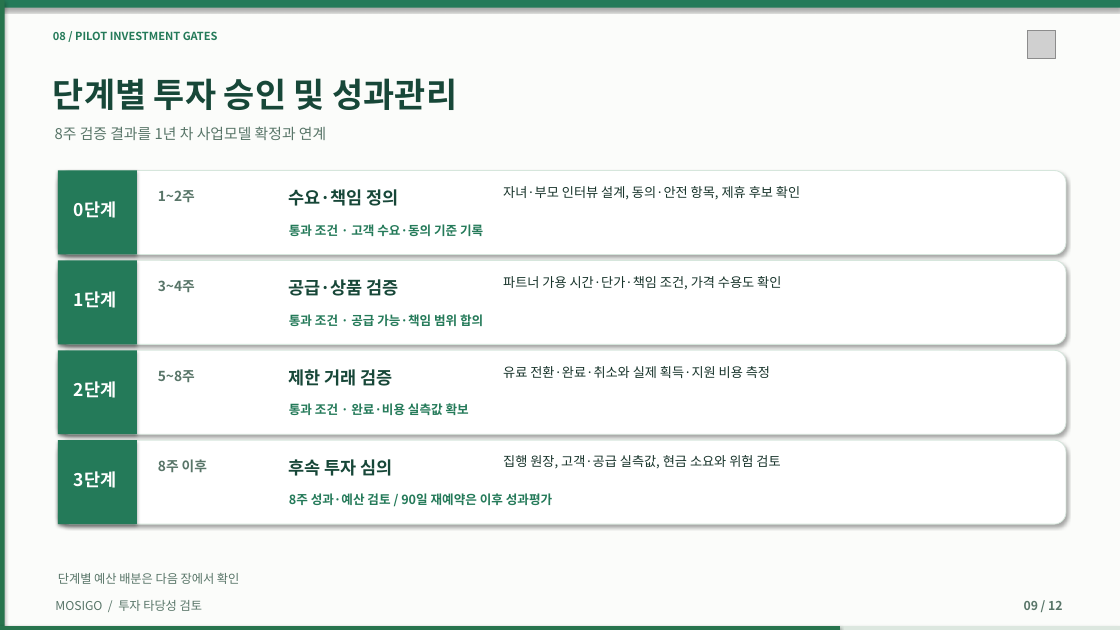
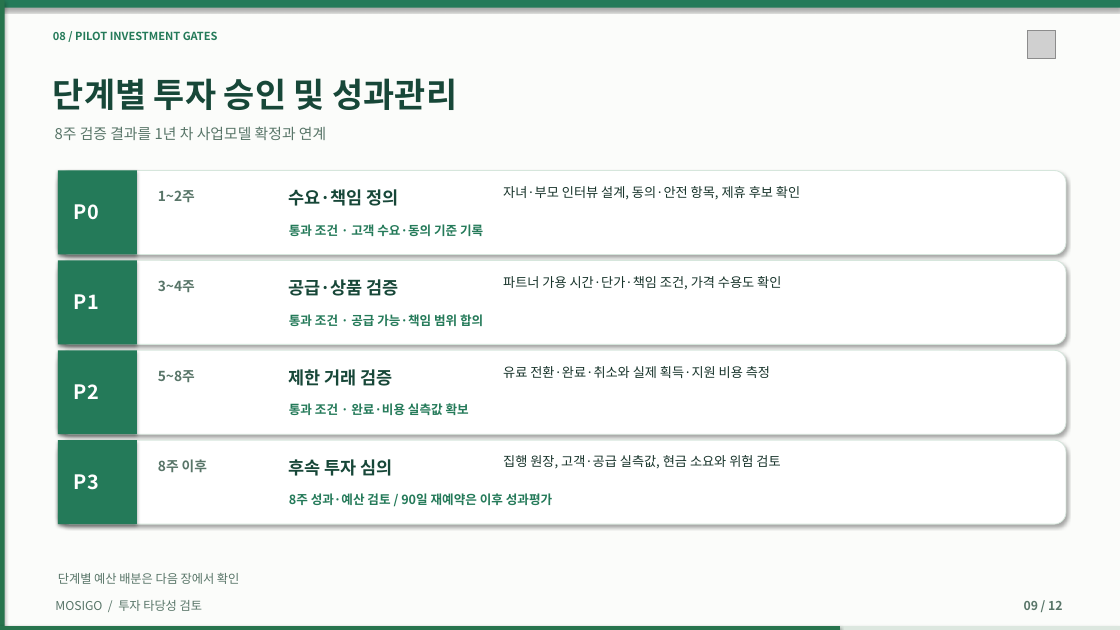
Before and after one commit to dohyunkimmm/mosigo-case-study, a slide deck: slide 9 of downloads/MOSIGO_IR_Investment_Review_12slides.pptx. Drawn at 1120x630 pixels with LibreOffice and Linux fonts; fonts in the diff are those of the drawing; grey boxes stand for pictures. Boxes give left, top, right and bottom in pixels: in the first picture for what was removed or moved away, otherwise in the second. Text is boxed around its words. In the diff, an @@ line names an element or a change of style, - is before the commit and + after.

```diff
--- a/downloads/MOSIGO_IR_Investment_Review_12slides.pptx
+++ b/downloads/MOSIGO_IR_Investment_Review_12slides.pptx
@@ text at <box>74,204,99,220</box>: text changed; size 15 to 17 pt @@
-0단계
+P0
@@ text at <box>74,294,99,309</box>: text changed; size 15 to 17 pt @@
-1단계
+P1
@@ text at <box>74,384,99,399</box>: text changed; size 15 to 17 pt @@
-2단계
+P2
@@ text at <box>74,474,99,490</box>: text changed; size 15 to 17 pt @@
-3단계
+P3
```
Also in this commit, not shown: 3 other slides changed, 49 other files.
